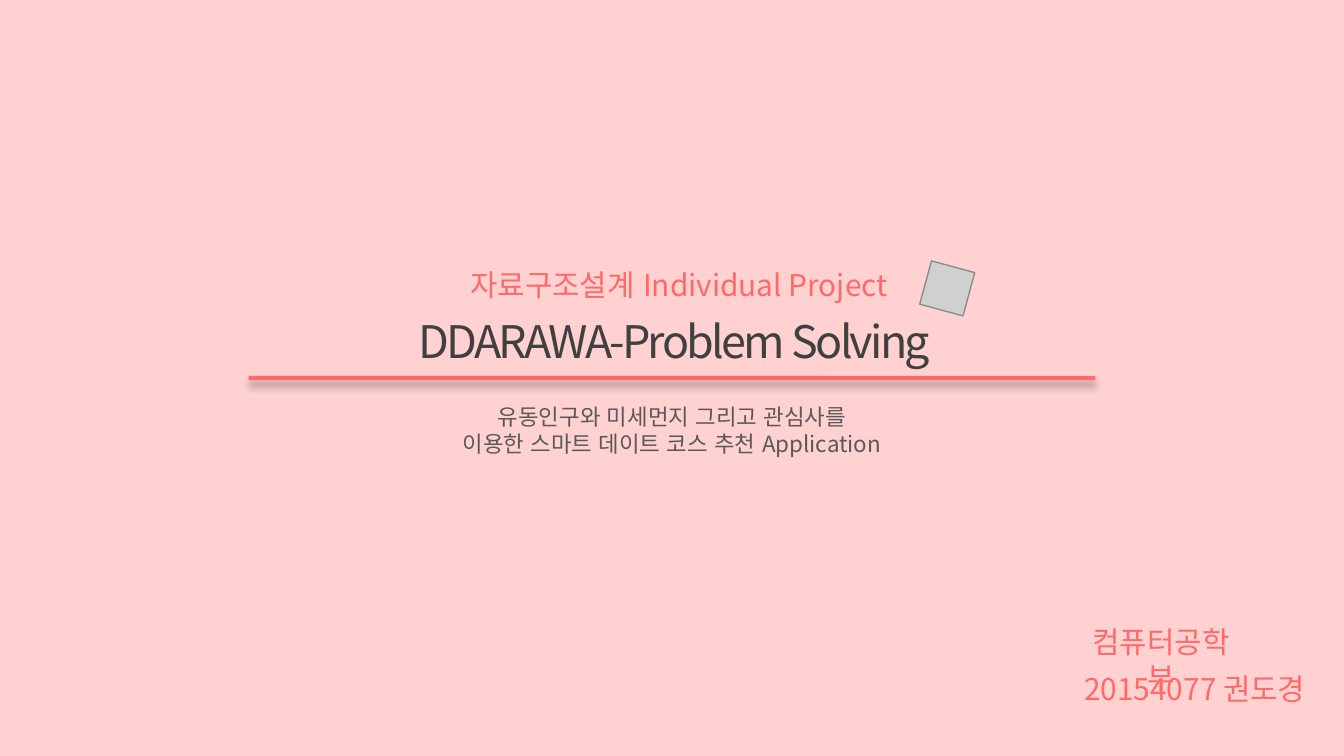
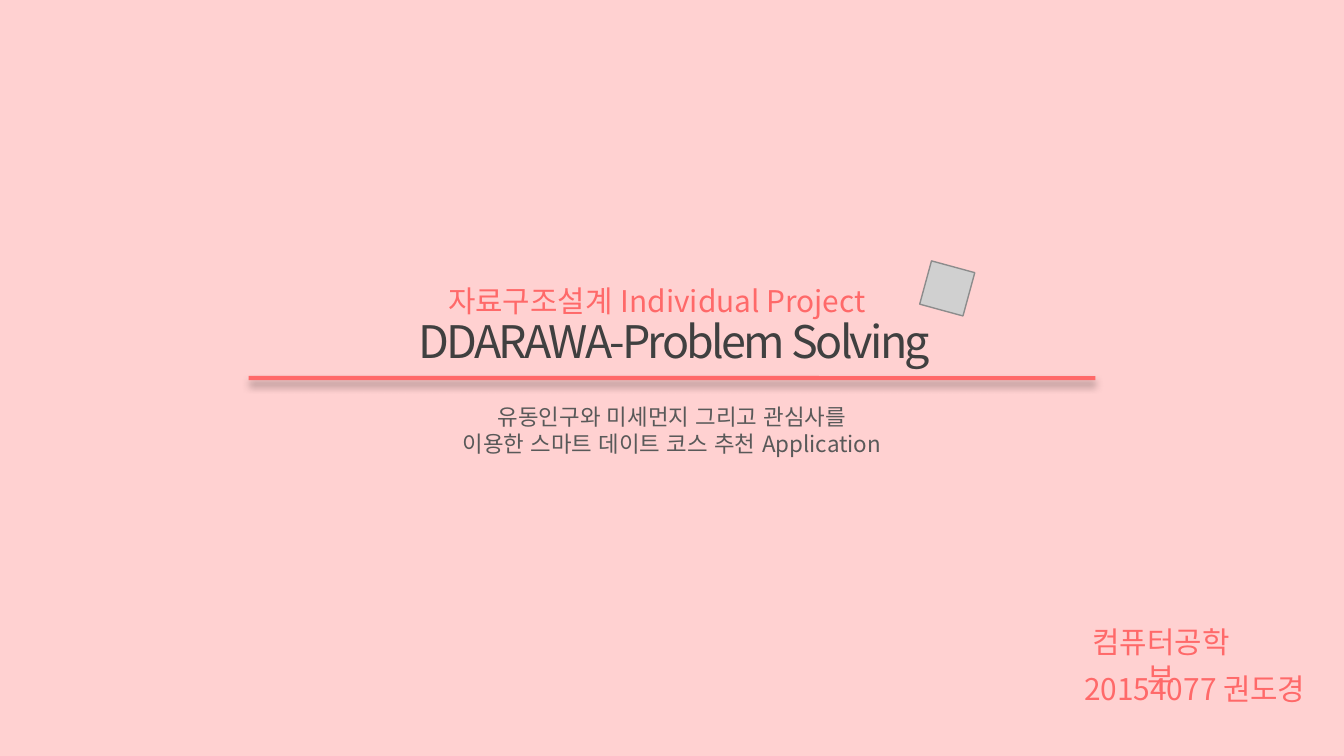
Before and after one commit to DokyeongKwon/DataStructureDesign-2018-2, a slide deck: slide 1 of 02. Problem Solving/서울 데이트 코스 추천 Problem Solving.pptx. Drawn at 1344x756 pixels with LibreOffice and Linux fonts; fonts in the diff are those of the drawing; grey boxes stand for pictures; background and template pictures are left out. Boxes give left, top, right and bottom in pixels: in the first picture for what was removed or moved away, otherwise in the second. Text is boxed around its words. In the diff, an @@ line names an element or a change of style, - is before the commit and + after.

```diff
--- a/02. Problem Solving/서울 데이트 코스 추천 Problem Solving.pptx
+++ b/02. Problem Solving/서울 데이트 코스 추천 Problem Solving.pptx
@@ text "자료구조설계 Individual Project": place and size @@
-text "자료구조설계 Individual Project" at <box>470,271,888,303</box>
+text "자료구조설계 Individual Project" at <box>448,287,866,319</box>
```
Also in this commit, not shown: 4 other slides changed.
